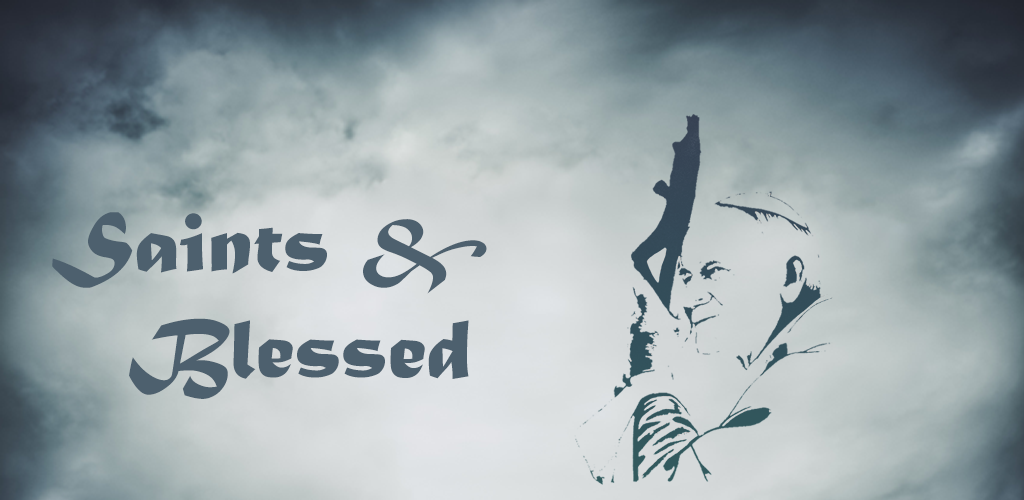
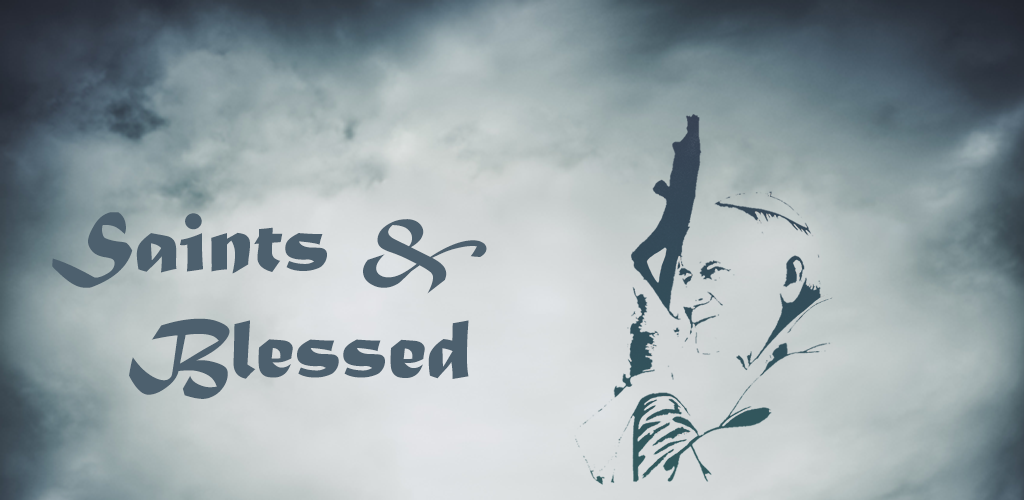
The second w=1024, h=500 image is a revision of the first. Changes to its layers:
pixels changed over [642, 423, 727, 476] (layer not identified)